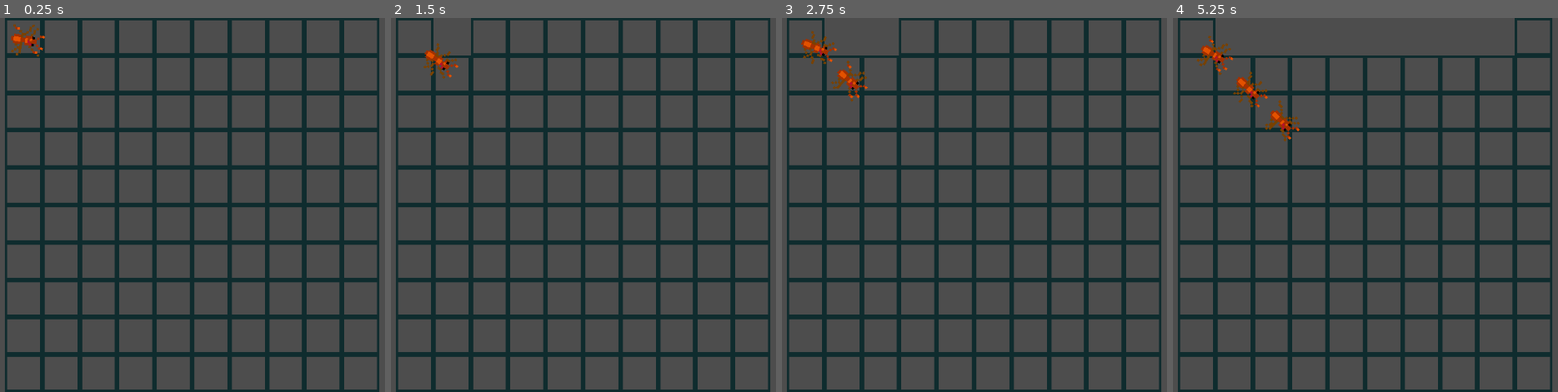
Above: before the commit, frames 1-4 (left to right).
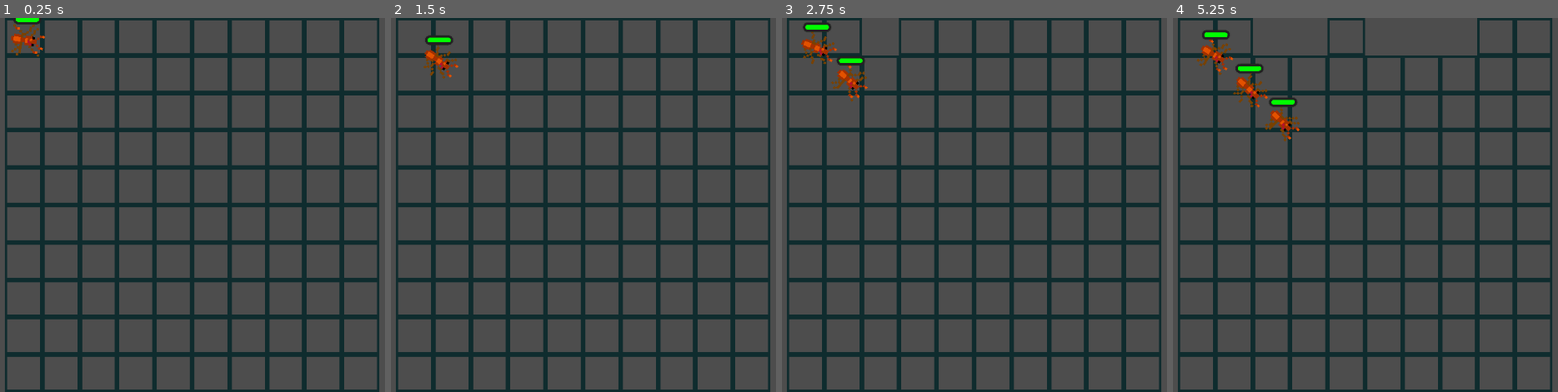
Above: after the commit, the same moments.

Repository: pmaitland/GGJ2026
Game: Godot game, scene res://scenes/main.tscn
Two runs of this game, one before a commit and one after it. Both use one fixed random seed, a clock stepped at 60 frames per second and the inputs below.
Inputs (mouse positions are in pixels of both pictures, inside the frame that each line leads up to):
- Up to frame 1 (0.25 s): no input
- Up to frame 2 (1.5 s): move the mouse to (414, 36) at 0.52 s; click (414, 36) at 0.67 s; move the mouse to (452, 36) at 1.27 s; click (452, 36) at 1.42 s
- Up to frame 3 (2.75 s): move the mouse to (882, 36) at 2.02 s; click (882, 36) at 2.17 s
- Up to frame 4 (5.25 s): move the mouse to (1307, 36) at 2.77 s; click (1307, 36) at 2.92 s; move the mouse to (1384, 36) at 3.52 s; click (1384, 36) at 3.67 s; move the mouse to (1419, 36) at 4.27 s; click (1419, 36) at 4.42 s; move the mouse to (1457, 36) at 5.02 s; click (1457, 36) at 5.17 s

The runs differ from the first frame. In frame 1, 0.1% of the frame differs, in the area x 3-11%, y 0-2%; in frame 2, 0.4%; in frame 3, 0.5%; in frame 4, 1.2%, in the area x 7-89%, y 0-24%.

Commit message:
bar de la health

Diff:
--- a/mask/scenes/ant.tscn
+++ b/mask/scenes/ant.tscn
@@ -2,6 +2,7 @@
 
 [ext_resource type="Script" uid="uid://c4ktuv2iigjrv" path="res://scripts/ant.gd" id="1_4guct"]
 [ext_resource type="SpriteFrames" uid="uid://cq7pnvkyufk5g" path="res://sprites/basic_ant.tres" id="2_4guct"]
+[ext_resource type="Script" uid="uid://p8o7thnil8yc" path="res://scripts/progress_bar.gd" id="3_acg2n"]
 
 [sub_resource type="CircleShape2D" id="CircleShape2D_8svqu"]
 radius = 4.0
@@ -18,3 +19,12 @@
 
 [node name="CollisionShape2D" type="CollisionShape2D" parent="." unique_id=1769478541]
 shape = SubResource("CircleShape2D_8svqu")
+
+[node name="ProgressBar" type="ProgressBar" parent="." unique_id=775899332]
+offset_left = -6.0
+offset_top = -11.0
+offset_right = 6.0
+offset_bottom = -7.0
+value = 50.0
+show_percentage = false
+script = ExtResource("3_acg2n")
--- a/mask/scenes/cell.tscn
+++ b/mask/scenes/cell.tscn
@@ -4,7 +4,7 @@
 [ext_resource type="Texture2D" uid="uid://blql4h2vhj1dj" path="res://sprites/cell_outline.png" id="2_0s7o3"]
 
 [sub_resource type="RectangleShape2D" id="RectangleShape2D_0s7o3"]
-size = Vector2(32, 32)
+size = Vector2(16, 16)
 
 [node name="Cell" type="Node2D" unique_id=1762616842]
 script = ExtResource("1_0s7o3")
@@ -15,7 +15,6 @@
 [node name="Area2D" type="Area2D" parent="." unique_id=1306206888]
 
 [node name="CollisionShape2D" type="CollisionShape2D" parent="Area2D" unique_id=1643793587]
-scale = Vector2(0.99999976, 0.99999976)
 shape = SubResource("RectangleShape2D_0s7o3")
 
 [connection signal="input_event" from="Area2D" to="." method="_on_area_2d_input_event"]
--- a/mask/scripts/ant.gd
+++ b/mask/scripts/ant.gd
@@ -3,11 +3,19 @@
 var BASE_SPEED = 10
 
 @export var health = 100
+var current_health: int
 var speed = BASE_SPEED
 var rotation_speed = 1
 @onready var animation = $AnimatedSprite2D
 
 var target: Vector2  # where ant wants to go
+
+@onready var health_bar: ProgressBar = $ProgressBar
+
+func _ready() -> void:
+	current_health = health
+	health_bar.max_value = health
+	health_bar.value = current_health
 
 
 func _physics_process(delta: float) -> void:
@@ -25,8 +33,9 @@
 
 
 func apply_damage(dmg: int) -> void:
-	health -= dmg
-	if health < 0:
+	current_health -= dmg
+	health_bar.value = current_health
+	if current_health < 0:
 		die()
 
 
--- /dev/null
+++ b/mask/scripts/progress_bar.gd
@@ -0,0 +1,23 @@
+extends ProgressBar
+
+
+var style_box: StyleBoxFlat
+
+
+func _ready() -> void:
+	style_box = StyleBoxFlat.new()
+	add_theme_stylebox_override("fill", style_box)
+	style_box.bg_color = Color("00ff00")
+	style_box.border_color = Color("222222")
+	style_box.set_border_width_all(1)
+	style_box.set_corner_radius_all(2)
+	style_box.anti_aliasing = false
+
+
+func _process(_delta) -> void:
+	global_position = owner.position + Vector2(-6, -11)
+	rotation = -owner.rotation
+	if value < max_value / 2:
+		style_box.bg_color = Color("ff8800")
+	elif value < max_value / 4:
+		style_box.bg_color = Color("ff0000")
Not shown, added: mask/scripts/progress_bar.gd.uid
